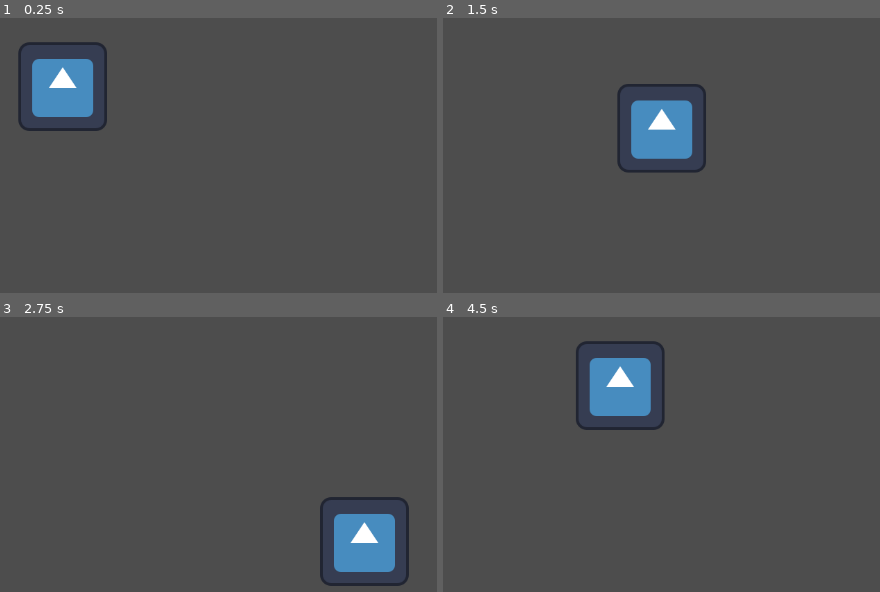
Above: before the commit, frames 1-4 (two rows, left to right).
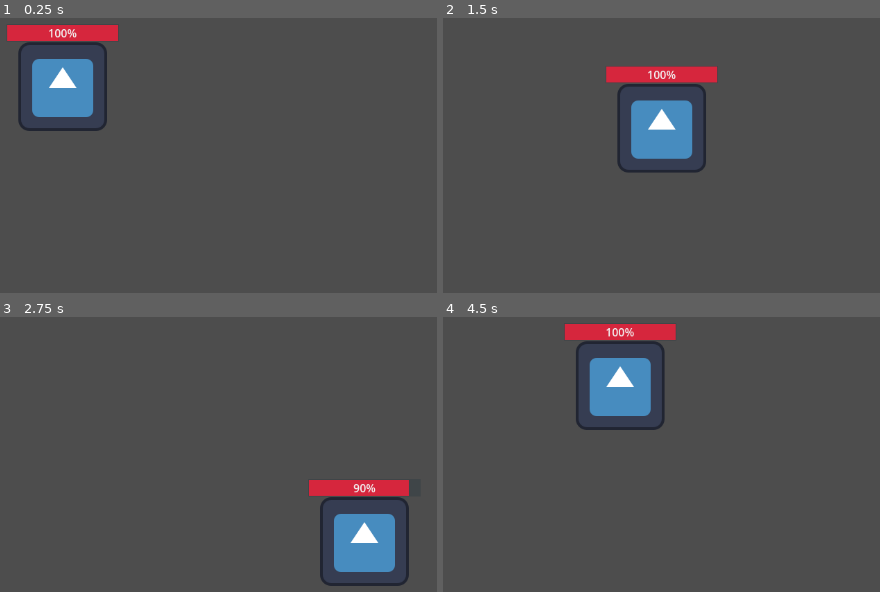
Above: after the commit, the same moments.

Repository: Bug-Bone-Studios/Ant---Godot-game-Unnamed-
Game: Godot game, scene res://scenes/worlds/world.tscn
Same seed, same stepped clock (60 frames per second), same inputs: the game is played once before the commit and once after it. The engine's default icon, where the game draws it, is replaced by a stand-in: a white triangle on a blue panel in a dark square.
Inputs (mouse positions are in pixels of both pictures, inside the frame that each line leads up to):
- Up to frame 1 (0.25 s): no input
- Up to frame 2 (1.5 s): tap Enter at 0.5 s; move the mouse to (683, 86) at 0.52 s; hold D (move_right) 0.53-1.28 s; click (683, 86) at 0.6 s; right-click (683, 86) at 0.8 s; move the mouse to (outside the picture) at 1.27 s; hold S (move_down) from 1.28 s (still down); right-click (outside the picture) at 1.35 s
- Up to frame 3 (2.75 s): click (outside the picture) at 1.55 s; move the mouse to (outside the picture) at 2.02 s; release S (move_down) at 2.03 s; hold D (move_right) from 2.03 s (still down); click (outside the picture) at 2.1 s; right-click (outside the picture) at 2.3 s
- Up to frame 4 (4.5 s): move the mouse to (469, 498) at 2.77 s; release D (move_right) at 2.78 s; hold W (move_up) 2.78-3.53 s; right-click (469, 498) at 2.85 s; click (469, 498) at 3.05 s; move the mouse to (748, 476) at 3.52 s; hold A (move_left) from 3.53 s (still down); click (748, 476) at 3.6 s; right-click (748, 476) at 3.8 s; move the mouse to (outside the picture) at 4.27 s; right-click (outside the picture) at 4.35 s

The runs differ from the first frame. In frame 1, 1.5% of the frame differs, in the area x 1-28%, y 2-9%; in frame 2, 1.6%, in the area x 37-63%, y 17-24%; in frame 3, 1.3%; in frame 4, 1.5%.

Commit message:
Working health bar with damage

Diff:
--- /dev/null
+++ b/components/HealthBarComponent.gd
@@ -0,0 +1,47 @@
+extends ProgressBar
+class_name HealthBar
+
+@onready var damage_bar: ProgressBar = $damage_bar
+@onready var timer: Timer = $Timer
+
+var stats = null
+var health: float = 0.0 : set = set_health
+
+func _ready() -> void:
+	# Automatically grab the parent's stats resource
+	var parent = get_parent()
+	if parent != null:
+		if "player_stats" in parent:
+			stats = parent.player_stats
+		elif "enemy_stats" in parent:
+			stats = parent.enemy_stats
+	else:
+		print("Parent of Health Bar Component is null")
+
+	# Initialize the bar once we have stats
+	if stats != null:
+		init_health(stats.max_health)
+
+func init_health(_health: float) -> void:
+	health = _health
+	max_value = health
+	value = health
+	damage_bar.max_value = health
+	damage_bar.value = health
+
+func set_health(new_health: float) -> void:
+	var prev_health: float = health
+	health = min(max_value, new_health)
+	value = health
+
+	if health <= 0:
+		queue_free()
+		return
+
+	if health < prev_health:
+		timer.start()
+	else:
+		damage_bar.value = health
+
+func _on_timer_timeout() -> void:
+	damage_bar.value = health
--- /dev/null
+++ b/components/HealthBarComponent.tscn
@@ -0,0 +1,48 @@
+[gd_scene load_steps=6 format=3 uid="uid://hm5kr5gbcrg"]
+
+[ext_resource type="Script" uid="uid://cmhflriowlhtj" path="res://components/HealthBarComponent.gd" id="1_6b5sm"]
+
+[sub_resource type="StyleBoxEmpty" id="StyleBoxEmpty_jb4n7"]
+
+[sub_resource type="StyleBoxFlat" id="StyleBoxFlat_o4j1l"]
+bg_color = Color(0.8392157, 0.14901961, 0.23921569, 1)
+
+[sub_resource type="StyleBoxFlat" id="StyleBoxFlat_ncyvb"]
+bg_color = Color(0.24753696, 0.27144602, 0.28157625, 1)
+expand_margin_left = 1.0
+expand_margin_top = 1.0
+expand_margin_right = 1.0
+expand_margin_bottom = 1.0
+shadow_color = Color(0, 0, 0, 0.27450982)
+shadow_offset = Vector2(0, 1)
+
+[sub_resource type="StyleBoxFlat" id="StyleBoxFlat_7ygao"]
+bg_color = Color(1, 1, 1, 1)
+
+[node name="HealthBarComponent" type="ProgressBar"]
+z_index = 1
+offset_right = 240.0
+offset_bottom = 27.0
+theme_override_styles/background = SubResource("StyleBoxEmpty_jb4n7")
+theme_override_styles/fill = SubResource("StyleBoxFlat_o4j1l")
+value = 60.0
+script = ExtResource("1_6b5sm")
+
+[node name="damage_bar" type="ProgressBar" parent="."]
+z_index = -1
+layout_mode = 1
+anchors_preset = 15
+anchor_right = 1.0
+anchor_bottom = 1.0
+grow_horizontal = 2
+grow_vertical = 2
+theme_override_styles/background = SubResource("StyleBoxFlat_ncyvb")
+theme_override_styles/fill = SubResource("StyleBoxFlat_7ygao")
+value = 80.0
+show_percentage = false
+
+[node name="Timer" type="Timer" parent="."]
+wait_time = 0.4
+one_shot = true
+
+[connection signal="timeout" from="Timer" to="." method="_on_timer_timeout"]
--- a/project.godot
+++ b/project.godot
@@ -47,3 +47,13 @@
 "events": [Object(InputEventKey,"resource_local_to_scene":false,"resource_name":"","device":-1,"window_id":0,"alt_press …(192 unchanged characters)…
 ]
 }
+left_click={
+"deadzone": 0.2,
+"events": [Object(InputEventMouseButton,"resource_local_to_scene":false,"resource_name":"","device":-1,"window_id":0,"alt_pressed":false,"shift_pressed":false,"ctrl_pressed":false,"meta_pressed":false,"button_mask":0,"position":Vector2(0, 0),"global_position":Vector2(0, 0),"factor":1.0,"button_index":1,"canceled":false,"pressed":false,"double_click":false,"script":null)
+]
+}
+right_click={
+"deadzone": 0.2,
+"events": [Object(InputEventMouseButton,"resource_local_to_scene":false,"resource_name":"","device":-1,"window_id":0,"alt_pressed":false,"shift_pressed":false,"ctrl_pressed":false,"meta_pressed":false,"button_mask":0,"position":Vector2(0, 0),"global_position":Vector2(0, 0),"factor":1.0,"button_index":2,"canceled":false,"pressed":false,"double_click":false,"script":null)
+]
+}
--- a/resource files/ent - tiddies/PlayerStats.gd
+++ /dev/null
@@ -1,4 +0,0 @@
-extends Resource
-class_name PlayerStats
-
-@export var speed: float = 300.0
--- /dev/null
+++ b/resource files/ent - tiddies/player_stats.gd
@@ -0,0 +1,20 @@
+extends Resource
+class_name PlayerStats
+
+@export var speed: float = 300.0
+@export var max_health: float = 100.0
+@export var current_health: float = 0.0  # placeholder; will sync below
+
+signal health_changed(current_health, max_health)
+
+func _init() -> void:
+	# Makes sure currentHealth starts equal to maxHealth
+	current_health = max_health
+
+func take_damage(amount: float) -> void:
+	current_health = clamp(current_health - amount, 0, max_health)
+	emit_signal("health_changed", current_health, max_health)
+
+func heal(amount: float) -> void:
+	current_health = clamp(current_health + amount, 0, max_health)
+	emit_signal("health_changed", current_health, max_health)
--- a/resource files/ent - tiddies/PlayerStats.tres
+++ b/resource files/ent - tiddies/player_stats.tres
@@ -1,6 +1,6 @@
 [gd_resource type="Resource" script_class="PlayerStats" load_steps=2 format=3 uid="uid://d2d4adovnmyj4"]
 
-[ext_resource type="Script" uid="uid://chrrvll7jwjnq" path="res://resource files/ent - tiddies/PlayerStats.gd" id="1_sah84"]
+[ext_resource type="Script" uid="uid://chrrvll7jwjnq" path="res://resource files/ent - tiddies/player_stats.gd" id="1_sah84"]
 
 [resource]
 script = ExtResource("1_sah84")
--- a/scenes/entities/player.tscn
+++ b/scenes/entities/player.tscn
@@ -1,18 +1,25 @@
-[gd_scene load_steps=5 format=3 uid="uid://bewps0p6srdrx"]
+[gd_scene load_steps=6 format=3 uid="uid://bewps0p6srdrx"]
 
 [ext_resource type="Script" uid="uid://b05ho7v4mepuu" path="res://scripts/entities/player.gd" id="1_08t41"]
 [ext_resource type="Texture2D" uid="uid://bdbl6yjs7ctjk" path="res://icon.svg" id="1_ucweq"]
-[ext_resource type="Resource" uid="uid://d2d4adovnmyj4" path="res://resource files/ent - tiddies/PlayerStats.tres" id="2_1ie0h"]
+[ext_resource type="Resource" uid="uid://d2d4adovnmyj4" path="res://resource files/ent - tiddies/player_stats.tres" id="2_42nxq"]
+[ext_resource type="PackedScene" uid="uid://hm5kr5gbcrg" path="res://components/HealthBarComponent.tscn" id="4_42nxq"]
 
 [sub_resource type="RectangleShape2D" id="RectangleShape2D_08t41"]
 size = Vector2(128, 128)
 
 [node name="player" type="CharacterBody2D"]
 script = ExtResource("1_08t41")
-playerStats = ExtResource("2_1ie0h")
+player_stats = ExtResource("2_42nxq")
 
 [node name="CollisionShape2D" type="CollisionShape2D" parent="."]
 shape = SubResource("RectangleShape2D_08t41")
 
 [node name="Sprite2D" type="Sprite2D" parent="."]
 texture = ExtResource("1_ucweq")
+
+[node name="HealthBarComponent" parent="." instance=ExtResource("4_42nxq")]
+offset_left = -80.0
+offset_top = -89.0
+offset_right = 80.0
+offset_bottom = -66.0
--- a/scenes/worlds/world.tscn
+++ b/scenes/worlds/world.tscn
@@ -1,14 +1,8 @@
-[gd_scene load_steps=4 format=3 uid="uid://8vn3d3hfp7oa"]
+[gd_scene load_steps=2 format=3 uid="uid://8vn3d3hfp7oa"]
 
 [ext_resource type="PackedScene" uid="uid://bewps0p6srdrx" path="res://scenes/entities/player.tscn" id="1_6e51n"]
-[ext_resource type="Script" uid="uid://chrrvll7jwjnq" path="res://resource files/ent - tiddies/PlayerStats.gd" id="2_mnksr"]
-
-[sub_resource type="Resource" id="Resource_sqeqr"]
-script = ExtResource("2_mnksr")
-metadata/_custom_type_script = "uid://chrrvll7jwjnq"
 
 [node name="world" type="Node2D"]
 
 [node name="player" parent="." instance=ExtResource("1_6e51n")]
 position = Vector2(572, 291)
-playerStats = SubResource("Resource_sqeqr")
--- a/scripts/entities/player.gd
+++ b/scripts/entities/player.gd
@@ -1,18 +1,32 @@
 extends CharacterBody2D
 
-@export var playerStats: PlayerStats
-@export var enableMovement: bool = true
+@export var player_stats: PlayerStats
+@export var enable_movement: bool = true
+@onready var health_bar: HealthBar = $HealthBarComponent
 
 func _ready() -> void:
 	# Makes a copy of the resource file PlayerStats
 	# so each player can have their own unique stats instance
-	playerStats = playerStats.duplicate()
+	if player_stats != null:
+		player_stats = player_stats.duplicate()
+	else:
+		print("ERROR: No PlayerStats")
 
 func _physics_process(_delta: float) -> void:
 	# Only handle movement if movement is enabled
 	# (useful for menus, cutscenes, stun effects, etc.)
-	if enableMovement:
+	if enable_movement:
 		playerMovement()
+
+	# Below used for debugging health bar updates
+	if Input.is_action_just_pressed("left_click"):
+		health_bar.health = player_stats.current_health - 10
+		player_stats.current_health = health_bar.health
+		print(player_stats.current_health)
+	if Input.is_action_just_pressed("right_click"):
+		health_bar.health = player_stats.current_health + 10
+		player_stats.current_health = health_bar.health
+		print(player_stats.current_health)
 
 func playerMovement() -> void:
 	var inputVector: Vector2 = Vector2.ZERO
@@ -32,7 +46,7 @@
 		inputVector = inputVector.normalized()
 
 	# Apply movement speed from PlayerStats
-	velocity = inputVector * playerStats.speed
+	velocity = inputVector * player_stats.speed
 
 	# Use move_and_slide for smooth top-down character movement
 	move_and_slide()
Not shown, added: components/HealthBarComponent.gd.uid
Renamed: resource files/ent - tiddies/PlayerStats.gd.uid -> resource files/ent - tiddies/player_stats.gd.uid
